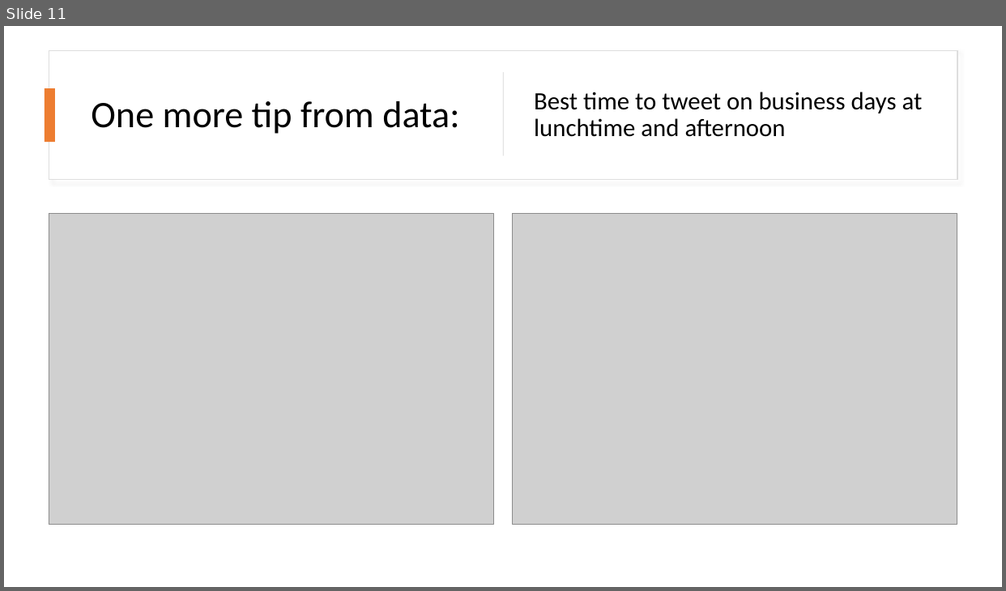
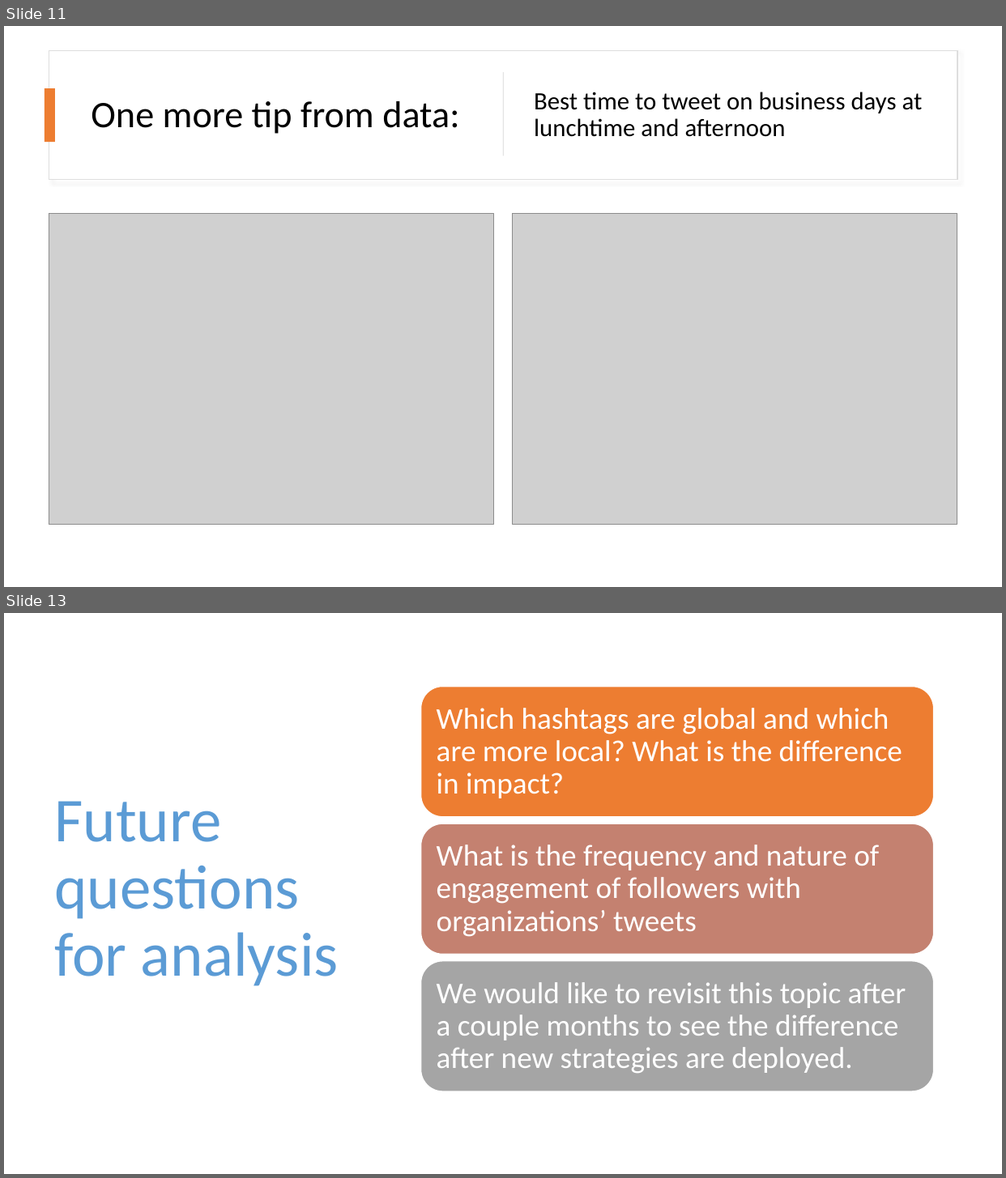
Before and after one commit to douglas-thoms/Datathon-2021-10-16, a slide deck: presentations/Data For Good_group9.pptx. Shown one above the other, each under a label of ours: slide 11 before the commit, slides 11 and 13 after it; the slides between them are not shown. The pictures are 1006x591 and 1006x1178 pixels, drawn with LibreOffice and Linux fonts; fonts in the diff are those of the drawing; grey boxes stand for pictures. Boxes give left, top, right and bottom in pixels: in the first picture for what was removed or moved away, otherwise in the second. Text is boxed around its words. In the diff, an @@ line names an element or a change of style, - is before the commit and + after.

```diff
--- a/presentations/Data For Good_group9.pptx
+++ b/presentations/Data For Good_group9.pptx
@@ slide 13 added at [4, 613, 1002, 1174], background #FFFFFF @@
@@ title added at [54, 801, 339, 986], 60 pt, text #5B9BD5 @@
+Future questions for analysis
@@ group added at [421, 687, 934, 1092]: 3 rounded rectangles, 3 texts @@
+Which hashtags are global and which are more local? What is the difference in impact?
+What is the frequency and nature of engagement of followers with organizations’ tweets
+We would like to revisit this topic after a couple months to see the difference after new strategies are deployed.
```
Also in this commit, not shown: 2 slides changed, 2 other slides added.
